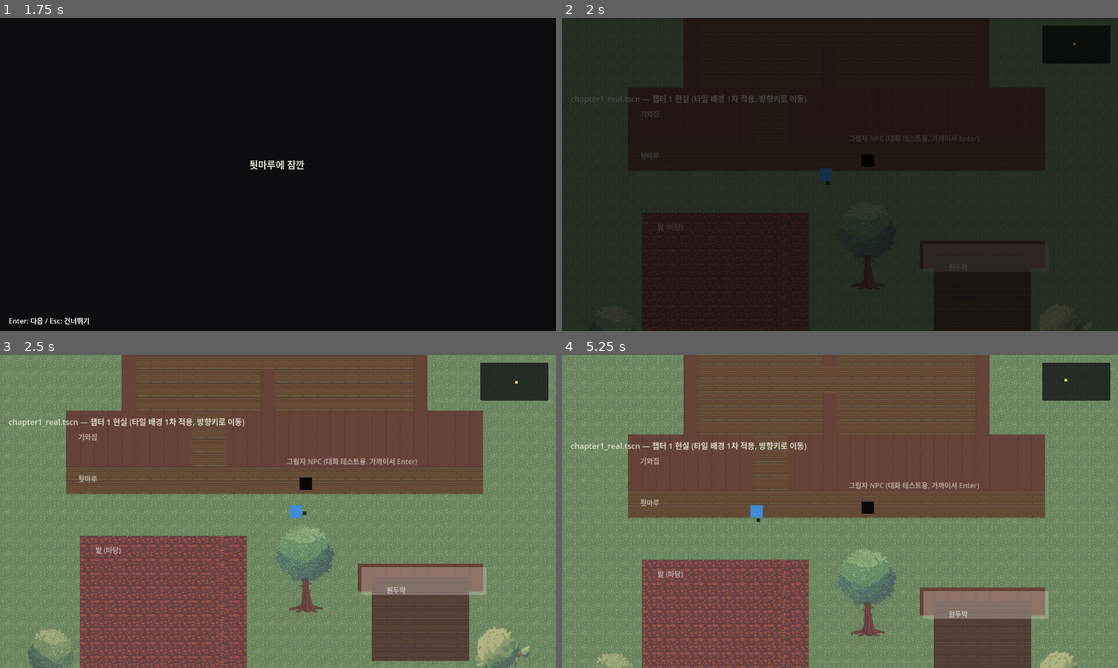
Above: before the commit, frames 1-4 (two rows, left to right).
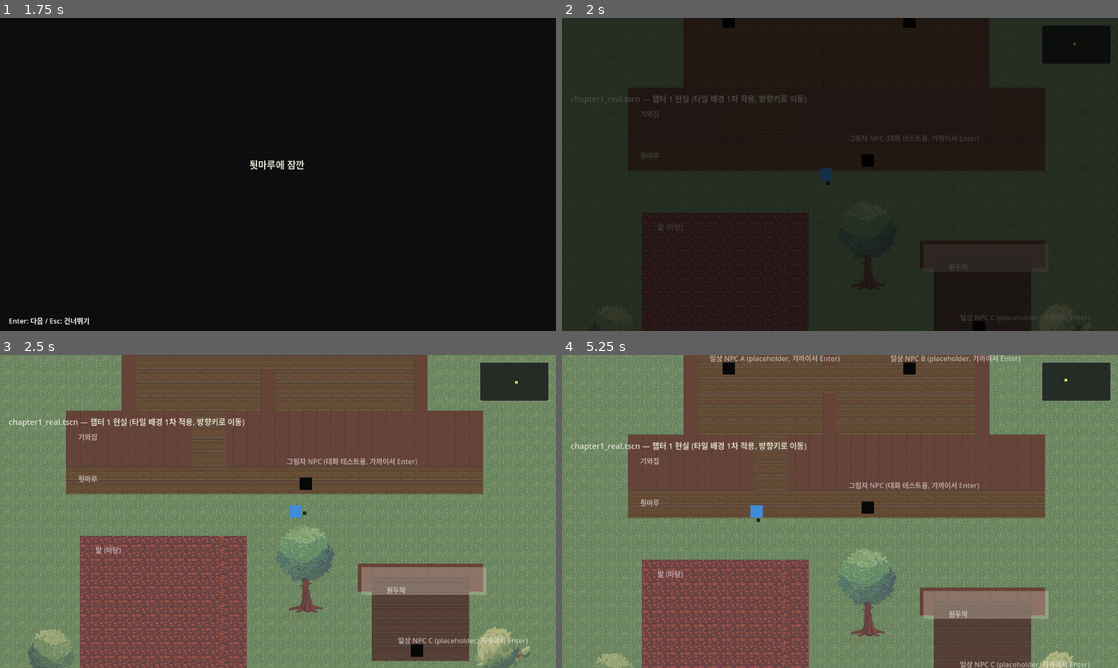
Above: after the commit, the same moments.

Repository: YGseok/ProjectS
Game: Godot game, scene res://scenes/chapter1_intro.tscn
Same seed, same stepped clock (60 frames per second), same inputs: the game is played once before the commit and once after it.
Inputs (mouse positions are in pixels of both pictures, inside the frame that each line leads up to):
- Up to frame 1 (1.75 s): tap Enter (ui_accept) at 0.5, 0.6, 0.77, 1.07, 1.52, 1.55 s; move the mouse to (400, 158) at 0.52 s; hold Right (ui_right) 0.53-1.28 s; click (400, 158) at 0.67 s; move the mouse to (166, 190) at 1.27 s; hold Down (ui_down) from 1.28 s (still down); tap 1 at 1.35 s
- Up to frame 2 (2 s): keep holding Down (ui_down); tap Enter (ui_accept) at 1.82 s
- Up to frame 3 (2.5 s): move the mouse to (333, 442) at 2.02 s; release Down (ui_down) at 2.03 s; hold Right (ui_right) from 2.03 s (still down); tap 2 at 2.1 s; tap Enter (ui_accept) at 2.3 s
- Up to frame 4 (5.25 s): move the mouse to (812, 574) at 2.77 s; release Right (ui_right) at 2.78 s; hold Up (ui_up) 2.78-3.53 s; tap 3 at 2.85 s; click (812, 574) at 2.92 s; tap Enter (ui_accept) at 3.02, 3.05, 3.32, 3.6, 3.77, 4.07, 4.52, 4.55, 4.82 s; move the mouse to (1006, 558) at 3.52 s; hold Left (ui_left) 3.53-5.03 s; move the mouse to (673, 464) at 4.27 s; tap 1 at 4.35 s; move the mouse to (867, 511) at 5.02 s; hold Down (ui_down) from 5.03 s (still down); tap 2 at 5.1 s; click (867, 511) at 5.17 s

Frame 1 is identical in both runs. In frame 2, 0.2% of the frame differs, in the area x 28-95%, y 0-100%; in frame 3, 0.3%; in frame 4, 0.8%, in the area x 26-95%, y 0-100%.

Commit message:
v0.27: 일상 파트 NPC 3개 추가
DESIGN.md §11.4 계획 실행. chapter1_real.tscn(일상 허브)에 ShadowNPC.tscn
(scripts/npc.gd 재사용)을 3개 더 배치 — 안방/건넌방 내부에 NpcA/NpcB,
마당 원두막 근처에 NpcC. 대사는 전부 placeholder(사람 피드백: "틀을
만들고, 디테일한 내용은 추후 다듬는다").

새 테스트 test_daily_life_npcs.gd(16개 assert)로 세 NPC 모두 도달
가능하고 각자 지정한 대사가 뜨는지 검증. NPC가 스스로 blocks_movement
그룹이라 다가가면 한 칸 앞에서 자동으로 막히면서 facing도 그 방향으로
갱신되는 특성을 이용해 정확한 정지 좌표 계산 없이 인접+정면 상태를
자연스럽게 얻었다.

tests/run_all.sh(29개) + qa/run_all.sh 전부 통과, chapter1_real
스크린샷 육안 확인 완료. 이걸로 DESIGN.md §11(챕터 2/3 + 일상 NPC 3개)
계획 전체가 구현됨.

Co-Authored-By: Claude Sonnet 5 <noreply@anthropic.com>

Diff:
--- a/scenes/chapter1_real.tscn
+++ b/scenes/chapter1_real.tscn
@@ -212,6 +212,42 @@
 text = "그림자 NPC (대화 테스트용, 가까이서 Enter)"
 label_settings = SubResource("LabelSettings_zone")
 
+[node name="NpcA" parent="YSortObjects" instance=ExtResource("4_shadow_npc")]
+position = Vector2(384, -160)
+dialogue_lines = Array[String](["오늘도 덥네.", "..."])
+
+[node name="NpcALabel" type="Label" parent="."]
+offset_left = 340.0
+offset_top = -196.0
+offset_right = 580.0
+offset_bottom = -172.0
+text = "일상 NPC A (placeholder, 가까이서 Enter)"
+label_settings = SubResource("LabelSettings_zone")
+
+[node name="NpcB" parent="YSortObjects" instance=ExtResource("4_shadow_npc")]
+position = Vector2(800, -160)
+dialogue_lines = Array[String](["또 왔구나.", "밥은 먹었니?"])
+
+[node name="NpcBLabel" type="Label" parent="."]
+offset_left = 756.0
+offset_top = -196.0
+offset_right = 996.0
+offset_bottom = -172.0
+text = "일상 NPC B (placeholder, 가까이서 Enter)"
+label_settings = SubResource("LabelSettings_zone")
+
+[node name="NpcC" parent="YSortObjects" instance=ExtResource("4_shadow_npc")]
+position = Vector2(960, 544)
+dialogue_lines = Array[String](["...", "여긴 조용해서 좋아."])
+
+[node name="NpcCLabel" type="Label" parent="."]
+offset_left = 916.0
+offset_top = 508.0
+offset_right = 1156.0
+offset_bottom = 532.0
+text = "일상 NPC C (placeholder, 가까이서 Enter)"
+label_settings = SubResource("LabelSettings_zone")
+
 [node name="NapTrigger" parent="." instance=ExtResource("3_trigger")]
 position = Vector2(608, 160)
 target_scene = "res://scenes/chapter1_dream.tscn"
--- /dev/null
+++ b/tests/test_daily_life_npcs.gd
@@ -0,0 +1,158 @@
+extends SceneTree
+## 자동 상호작용 테스트 — chapter1_real.tscn(일상 파트)에 새로 추가한
+## NPC 3개(NpcA/B/C, scripts/npc.gd 재사용)가 실제로 도달 가능한 위치에
+## 있고, 각자 지정한 placeholder 대사가 뜨는지 검증한다(사람 피드백,
+## 2026-09-14 "일상 파트에서는 NPC 3개 정도 만들고, 임의의 대화를 하도록
+## 만든다", DESIGN.md §11.4). 대사 내용은 전부 placeholder — 이 테스트가
+## 확인하는 건 "NPC가 배치돼 있고 상호작용이 되는가"이지 대사 내용이
+## 아니다.
+##
+## 실행: godot4 --headless --script res://tests/test_daily_life_npcs.gd --path <project>
+
+var _player: Node2D
+var _dialogue: Node
+var _last_seen_text := ""
+var _all_passed := true
+
+func _initialize() -> void:
+	change_scene_to_file("res://scenes/chapter1_real.tscn")
+	await process_frame
+	await process_frame
+
+	_player = get_first_node_in_group("player")
+	_dialogue = root.get_node_or_null("DialogueSystem")
+	_assert(_player != null, "player 그룹 노드를 찾음")
+	_assert(_dialogue != null, "DialogueSystem 오토로드를 찾음")
+	if _player == null or _dialogue == null:
+		_finish()
+		return
+
+	var ysort: Node = current_scene.get_node("YSortObjects")
+	_assert(ysort.get_node_or_null("NpcA") != null, "NpcA 노드를 찾음")
+	_assert(ysort.get_node_or_null("NpcB") != null, "NpcB 노드를 찾음")
+	_assert(ysort.get_node_or_null("NpcC") != null, "NpcC 노드를 찾음")
+
+	# 1) 대문(x448~512)을 지나 안방(NpcA, 384,-160)까지 이동.
+	for i in range(4):
+		await _move_one_tile("ui_left")
+	for i in range(10):
+		await _move_one_tile("ui_up")
+	_assert(_player.position.is_equal_approx(Vector2(480, -160)),
+		"대문을 지나 안방 진입, 실제: %s" % [_player.position])
+
+	# NpcA(384,-160)는 그 자체가 blocks_movement라서 왼쪽으로 계속
+	# 이동하면 한 칸 앞(416,-160)에서 자동으로 막히고, 그 순간 facing도
+	# LEFT로 갱신된다(player.gd: 막혀도 facing은 갱신됨) — 굳이 정확한
+	# 정지 위치를 미리 계산해서 우회할 필요 없이 자연스럽게 인접+정면
+	# 상태가 된다.
+	for i in range(3):
+		await _move_one_tile("ui_left")
+	_assert(_player.position.is_equal_approx(Vector2(416, -160)),
+		"NpcA 앞(막혀서 정지)까지 이동, 실제: %s" % [_player.position])
+	_assert(_player.facing == Vector2.LEFT, "NpcA 방향(LEFT)을 보고 있음, 실제: %s" % [_player.facing])
+
+	await _interact_close()
+	_assert(_last_seen_text == "오늘도 덥네.", "NpcA 대사가 지정한 placeholder와 일치, 실제: '%s'" % _last_seen_text)
+
+	# 2) 안방 <-> 건넌방 경계(x608~640)는 y=-160 행에서는 열려 있다(문
+	# 틈, DESIGN.md §11.1 참고) — 그대로 오른쪽으로 계속 가면 NpcB
+	# (800,-160) 앞(768,-160)에서 막혀 멈춘다.
+	for i in range(12):
+		await _move_one_tile("ui_right")
+	_assert(_player.position.is_equal_approx(Vector2(768, -160)),
+		"건넌방을 지나 NpcB 앞(막혀서 정지)까지 이동, 실제: %s" % [_player.position])
+	_assert(_player.facing == Vector2.RIGHT, "NpcB 방향(RIGHT)을 보고 있음, 실제: %s" % [_player.facing])
+
+	await _interact_close()
+	_assert(_last_seen_text == "또 왔구나.", "NpcB 대사가 지정한 placeholder와 일치, 실제: '%s'" % _last_seen_text)
+
+	# 3) 다시 대문(x480)으로 돌아나가 마당의 NpcC(960,544)까지 이동.
+	# 원두막 지붕(x832~1120,y352~416) 아래를 지나는 y=480 행으로
+	# 우회한다(v0.22 발판 테스트에서 쓴 것과 동일한 우회 패턴).
+	for i in range(9):
+		await _move_one_tile("ui_left")
+	for i in range(10):
+		await _move_one_tile("ui_down")
+	_assert(_player.position.is_equal_approx(Vector2(480, 160)),
+		"대문을 통해 마당으로 복귀, 실제: %s" % [_player.position])
+
+	for i in range(10):
+		await _move_one_tile("ui_down")
+	for i in range(15):
+		await _move_one_tile("ui_right")
+	_assert(_player.position.is_equal_approx(Vector2(960, 480)),
+		"원두막 지붕 아래(y=480)를 지나 NpcC 위쪽까지 이동, 실제: %s" % [_player.position])
+
+	# NpcC(960,544) 바로 위(960,512)까지 내려간 뒤, 한 번 더 내려가려다
+	# NpcC에 막혀 자동으로 정지 + facing DOWN.
+	for i in range(2):
+		await _move_one_tile("ui_down")
+	_assert(_player.position.is_equal_approx(Vector2(960, 512)),
+		"NpcC 앞(막혀서 정지)까지 이동, 실제: %s" % [_player.position])
+	_assert(_player.facing == Vector2.DOWN, "NpcC 방향(DOWN)을 보고 있음, 실제: %s" % [_player.facing])
+
+	await _interact_close()
+	_assert(_last_seen_text == "...", "NpcC 대사가 지정한 placeholder와 일치, 실제: '%s'" % _last_seen_text)
+
+	_finish()
+
+
+func _interact_close() -> void:
+	await _send_action("ui_accept")
+	var label: Label = _dialogue.get_node("Panel/Label")
+	_last_seen_text = label.text
+	var guard := 0
+	while _dialogue.is_active() and guard < 20:
+		await _send_action("ui_accept")
+		guard += 1
+
+
+func _move_one_tile(action: String) -> void:
+	var press := InputEventAction.new()
+	press.action = action
+	press.pressed = true
+	Input.parse_input_event(press)
+	var start_guard := 0
+	while not _player._moving and start_guard < 10:
+		await process_frame
+		start_guard += 1
+	var release := InputEventAction.new()
+	release.action = action
+	release.pressed = false
+	Input.parse_input_event(release)
+	var move_guard := 0
+	while _player._moving and move_guard < 60:
+		await process_frame
+		move_guard += 1
+
+
+func _send_action(action: String) -> void:
+	var press := InputEventAction.new()
+	press.action = action
+	press.pressed = true
+	Input.parse_input_event(press)
+	await process_frame
+	await process_frame
+	var release := InputEventAction.new()
+	release.action = action
+	release.pressed = false
+	Input.parse_input_event(release)
+	await process_frame
+	await process_frame
+
+
+func _assert(condition: bool, description: String) -> void:
+	if condition:
+		print("[TEST] PASS - %s" % description)
+	else:
+		printerr("[TEST] FAIL - %s" % description)
+		_all_passed = false
+
+
+func _finish() -> void:
+	if _all_passed:
+		print("[TEST] ALL PASSED")
+		quit(0)
+	else:
+		printerr("[TEST] SOME FAILED")
+		quit(1)
Not shown, added: tests/test_daily_life_npcs.gd.uid
Not shown, changed: docs/CHANGELOG.md
Not shown, changed: docs/DESIGN.md
Not shown, changed: docs/STATUS.md
Not shown, changed: docs/feedback/INBOX.md
